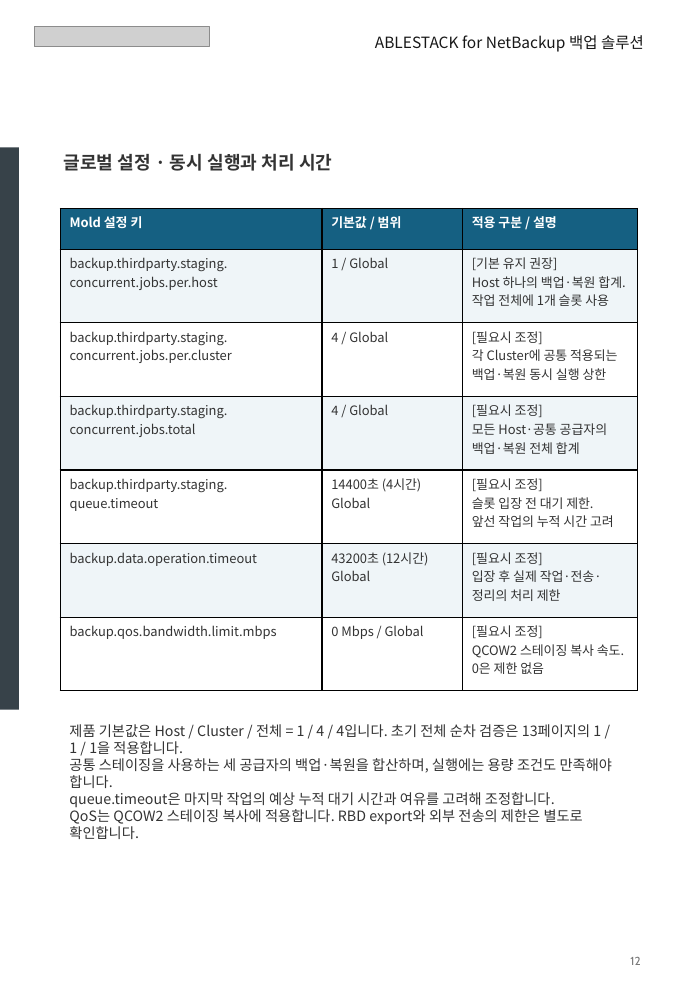
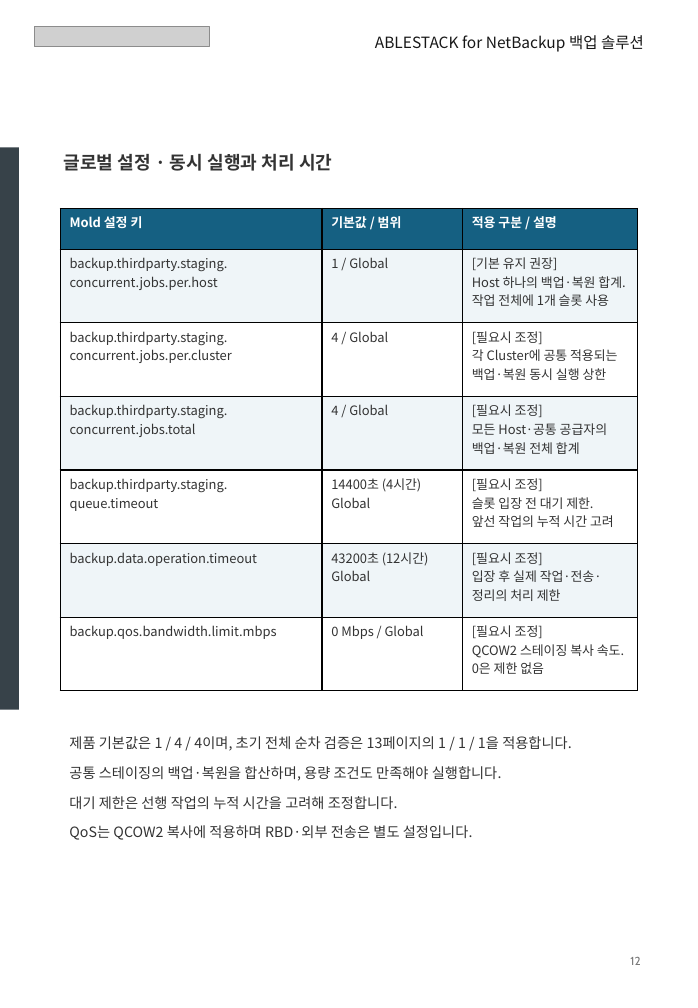
Before and after one commit to Dajeong-Park/ablestack-cloud, a slide deck: slide 12 of outputs/ABLESTACK_NetBackup_Europa_Update_Reviewed.pptx. Drawn at 698x1008 pixels with LibreOffice and Linux fonts; fonts in the diff are those of the drawing; grey boxes stand for pictures. Boxes give left, top, right and bottom in pixels: in the first picture for what was removed or moved away, otherwise in the second. Text is boxed around its words. In the diff, an @@ line names an element or a change of style, - is before the commit and + after.

```diff
--- a/outputs/ABLESTACK_NetBackup_Europa_Update_Reviewed.pptx
+++ b/outputs/ABLESTACK_NetBackup_Europa_Update_Reviewed.pptx
@@ text at (69, 736, 572, 840): text changed @@
-제품 기본값은 Host / Cluster / 전체 = 1 / 4 / 4입니다. 초기 전체 순차 검증은 13페이지의 1 / 1 / 1을 적용합니다.
-공통 스테이징을 사용하는 세 공급자의 백업·복원을 합산하며, 실행에는 용량 조건도 만족해야 합니다.
-queue.timeout은 마지막 작업의 예상 누적 대기 시간과 여유를 고려해 조정합니다.
-QoS는 QCOW2 스테이징 복사에 적용합니다. RBD export와 외부 전송의 제한은 별도로 확인합니다.
+제품 기본값은 1 / 4 / 4이며, 초기 전체 순차 검증은 13페이지의 1 / 1 / 1을 적용합니다.
+공통 스테이징의 백업·복원을 합산하며, 용량 조건도 만족해야 실행합니다.
+대기 제한은 선행 작업의 누적 시간을 고려해 조정합니다.
+QoS는 QCOW2 복사에 적용하며 RBD·외부 전송은 별도 설정입니다.
```
Also in this commit, not shown: 32 other slides changed, 48 other files.
